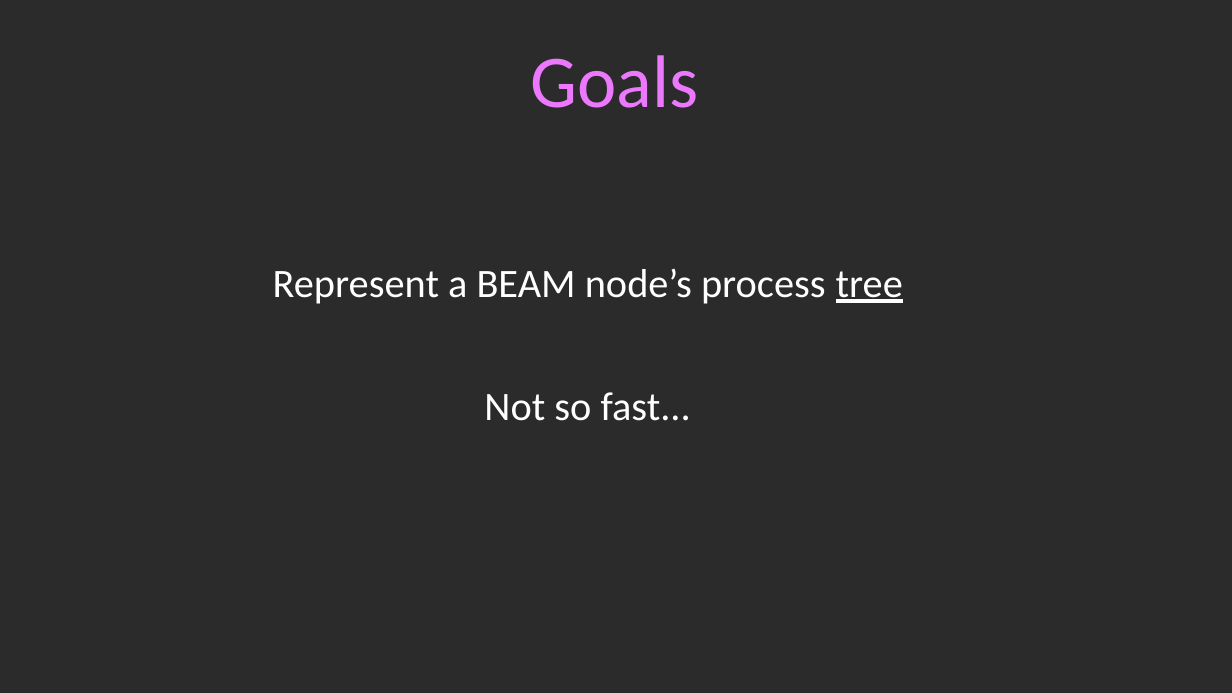
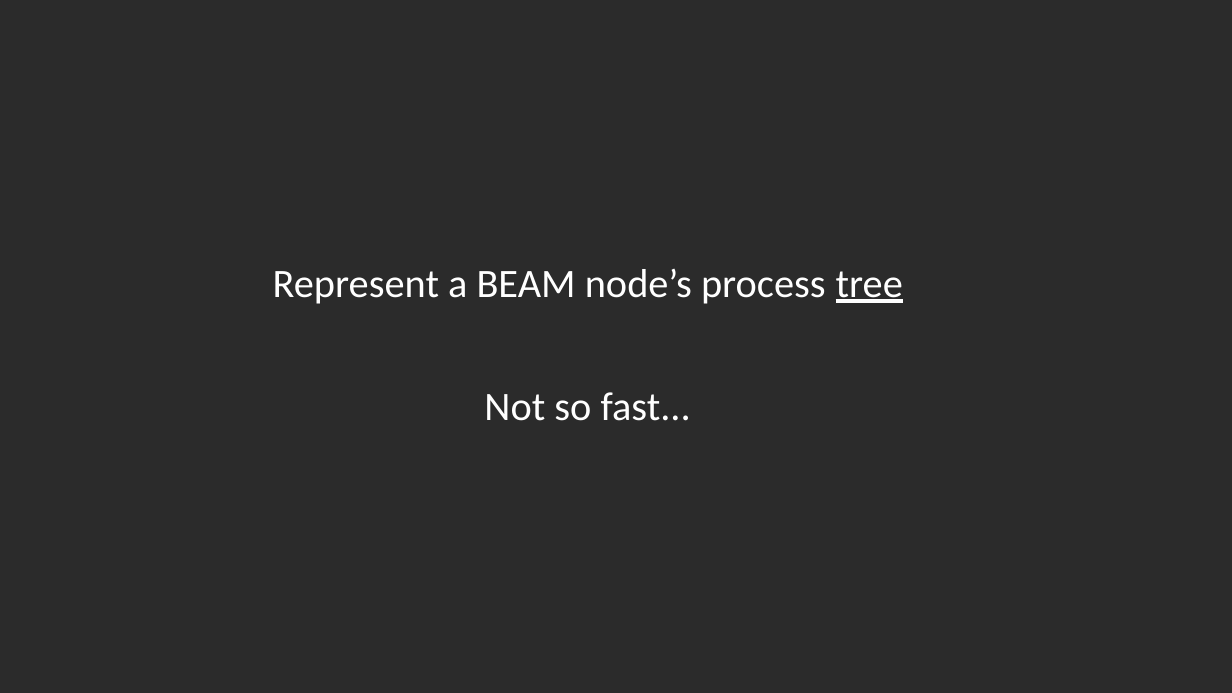
Before and after one commit to guillheu/Presentations, a slide deck: slide 8 of 2026/Code Beam Europe/Asterism.odp. Drawn at 1232x693 pixels with LibreOffice and Linux fonts; fonts in the diff are those of the drawing; background and template pictures are left out; a plain dark background stands for a picture behind light text. Boxes give left, top, right and bottom in pixels: in the first picture for what was removed or moved away, otherwise in the second. Text is boxed around its words. In the diff, an @@ line names an element or a change of style, - is before the commit and + after.

Commit message:
update CBE

```diff
--- a/2026/Code Beam Europe/Asterism.odp
+++ b/2026/Code Beam Europe/Asterism.odp
@@ text removed at bbox=[530, 55, 698, 108] @@
-Goals
```
Also in this commit, not shown: 1 other slide changed, 30 slides added.
